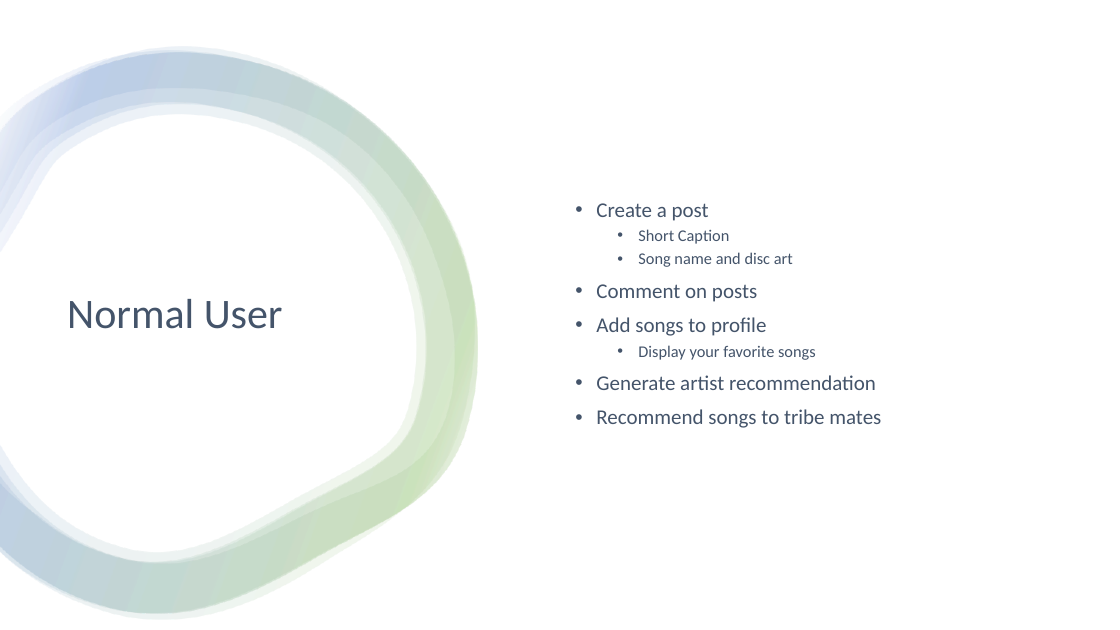
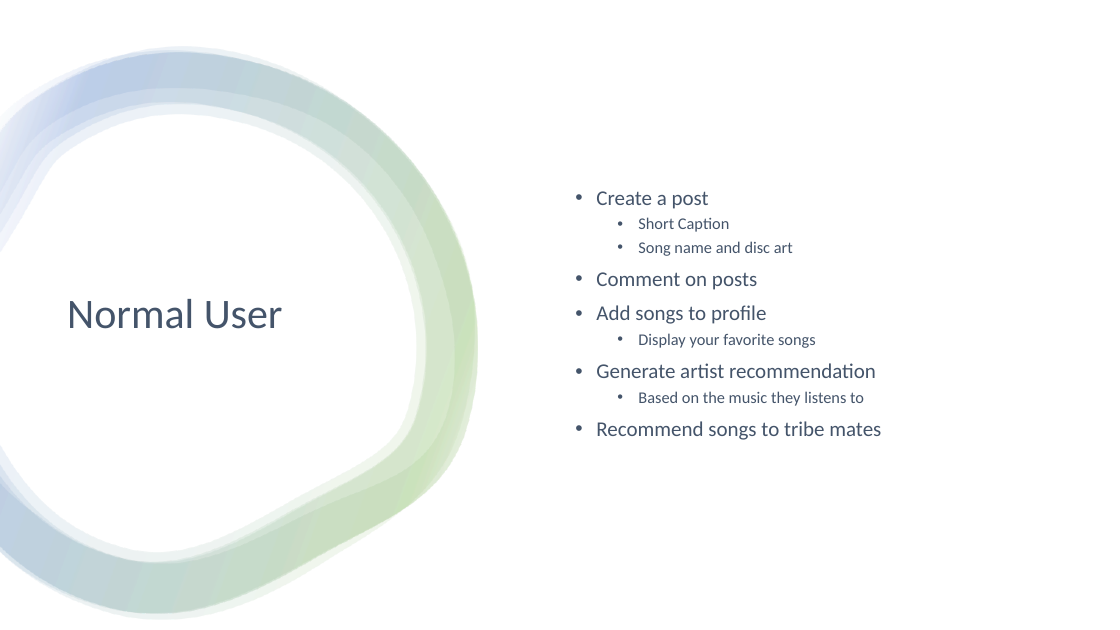
Before and after one commit to etgalang/TuneTribe, a slide deck: slide 6 of TuneTribe.pptx (slide 5 before the commit). Drawn at 1120x630 pixels with LibreOffice and Linux fonts; fonts in the diff are those of the drawing. Boxes give left, top, right and bottom in pixels: in the first picture for what was removed or moved away, otherwise in the second. Text is boxed around its words. In the diff, an @@ line names an element or a change of style, - is before the commit and + after.

```diff
--- a/TuneTribe.pptx
+++ b/TuneTribe.pptx
@@ text at [638, 391, 864, 406]: paragraph added @@
+  • Based on the music they listens to
```
Also in this commit, not shown: 3 other slides changed, 1 slide added.
